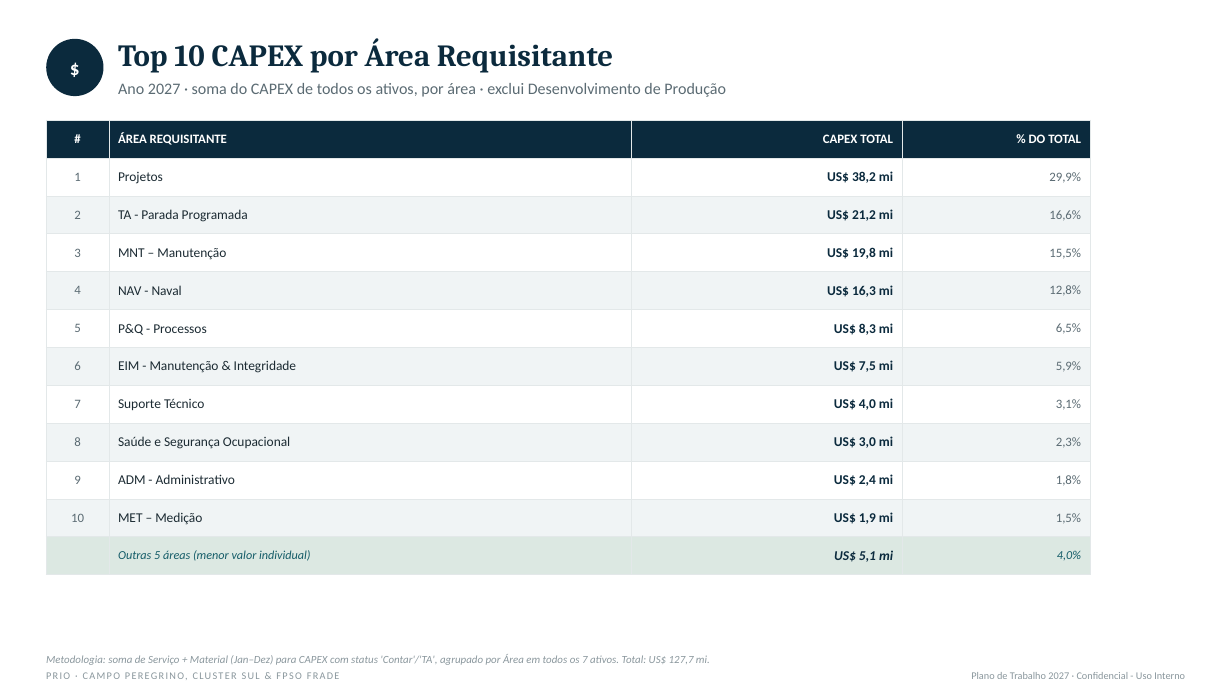
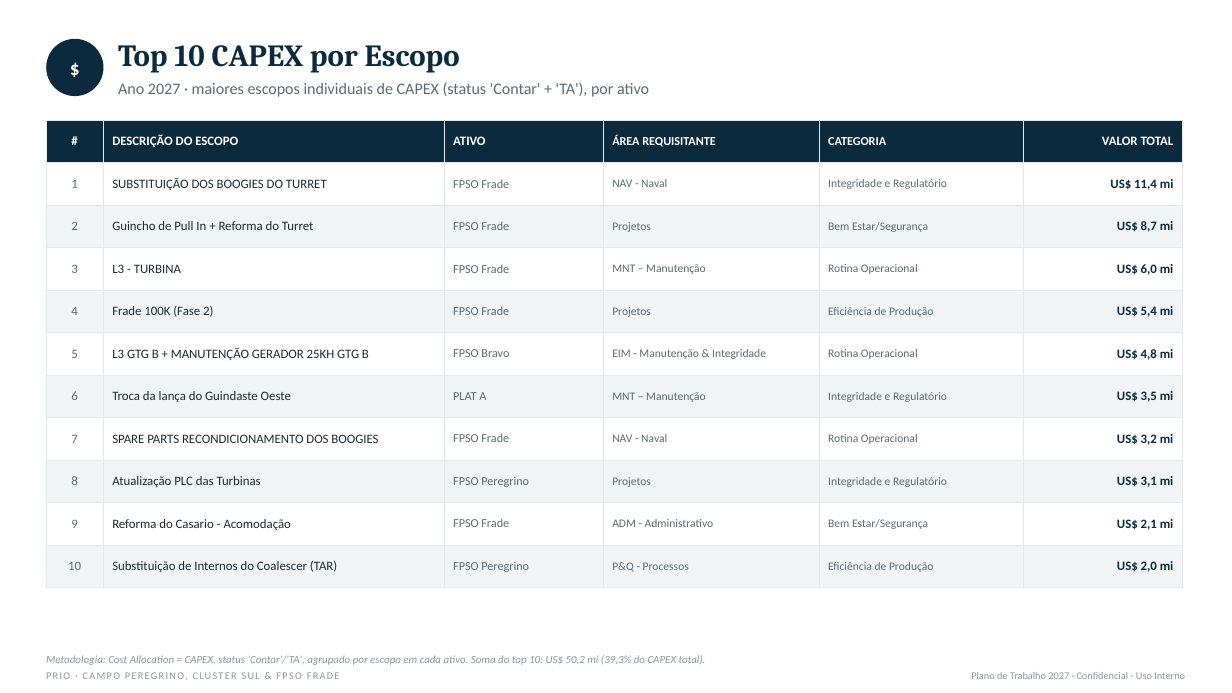
Before and after one commit to LucasRibaas/Planejamento, a slide deck: slide 3 of PRIO_Top_CAPEX_OPEX_Despriorizados_2027.pptx. Drawn at 1232x693 pixels with LibreOffice and Linux fonts; fonts in the diff are those of the drawing. Boxes give left, top, right and bottom in pixels: in the first picture for what was removed or moved away, otherwise in the second. Text is boxed around its words. In the diff, an @@ line names an element or a change of style, - is before the commit and + after.

```diff
--- a/PRIO_Top_CAPEX_OPEX_Despriorizados_2027.pptx
+++ b/PRIO_Top_CAPEX_OPEX_Despriorizados_2027.pptx
@@ text at (118,45,460,73): text changed @@
-Top 10 CAPEX por Área Requisitante
+Top 10 CAPEX por Escopo
@@ text at (118,82,649,97): text changed @@
-Ano 2027 · soma do CAPEX de todos os ativos, por área · exclui Desenvolvimento de Produção
+Ano 2027 · maiores escopos individuais de CAPEX (status 'Contar' + 'TA'), por ativo
@@ table at (46,120,1182,576) @@
-# | ÁREA REQUISITANTE | CAPEX TOTAL | % DO TOTAL
-1 | Projetos | US$ 38,2 mi | 29,9%
-2 | TA - Parada Programada | US$ 21,2 mi | 16,6%
-3 | MNT – Manutenção | US$ 19,8 mi | 15,5%
-4 | NAV - Naval | US$ 16,3 mi | 12,8%
-5 | P&Q - Processos | US$ 8,3 mi | 6,5%
-6 | EIM - Manutenção & Integridade | US$ 7,5 mi | 5,9%
-7 | Suporte Técnico | US$ 4,0 mi | 3,1%
-8 | Saúde e Segurança Ocupacional | US$ 3,0 mi | 2,3%
-9 | ADM - Administrativo | US$ 2,4 mi | 1,8%
-10 | MET – Medição | US$ 1,9 mi | 1,5%
- | Outras 5 áreas (menor valor individual) | US$ 5,1 mi | 4,0%
+# | DESCRIÇÃO DO ESCOPO | ATIVO | ÁREA REQUISITANTE | CATEGORIA | VALOR TOTAL
+1 | SUBSTITUIÇÃO DOS BOOGIES DO TURRET | FPSO Frade | NAV - Naval | Integridade e Regulatório | US$ 11,4 mi
+2 | Guincho de Pull In + Reforma do Turret | FPSO Frade | Projetos | Bem Estar/Segurança | US$ 8,7 mi
+3 | L3 - TURBINA | FPSO Frade | MNT – Manutenção | Rotina Operacional | US$ 6,0 mi
+4 | Frade 100K (Fase 2) | FPSO Frade | Projetos | Eficiência de Produção | US$ 5,4 mi
+5 | L3 GTG B + MANUTENÇÃO GERADOR 25KH GTG B | FPSO Bravo | EIM - Manutenção & Integridade | Rotina Operacional | US$ 4,8 mi
+6 | Troca da lança do Guindaste Oeste | PLAT A | MNT – Manutenção | Integridade e Regulatório | US$ 3,5 mi
+7 | SPARE PARTS RECONDICIONAMENTO DOS BOOGIES | FPSO Frade | NAV - Naval | Rotina Operacional | US$ 3,2 mi
+8 | Atualização PLC das Turbinas | FPSO Peregrino | Projetos | Integridade e Regulatório | US$ 3,1 mi
+9 | Reforma do Casario - Acomodação | FPSO Frade | ADM - Administrativo | Bem Estar/Segurança | US$ 2,1 mi
+10 | Substituição de Internos do Coalescer (TAR) | FPSO Peregrino | P&Q - Processos | Eficiência de Produção | US$ 2,0 mi
@@ table: place and size @@
-table at (46,120,1091,566)
+table at (46,120,1182,576)
@@ text at (46,655,706,665): text changed @@
-Metodologia: soma de Serviço + Material (Jan–Dez) para CAPEX com status 'Contar'/'TA', agrupado por Área em todos os 7 ativos. Total: US$ 127,7 mi.
+Metodologia: Cost Allocation = CAPEX, status 'Contar'/'TA', agrupado por escopo em cada ativo. Soma do top 10: US$ 50,2 mi (39,3% do CAPEX total).
```
Also in this commit, not shown: 2 other files.
